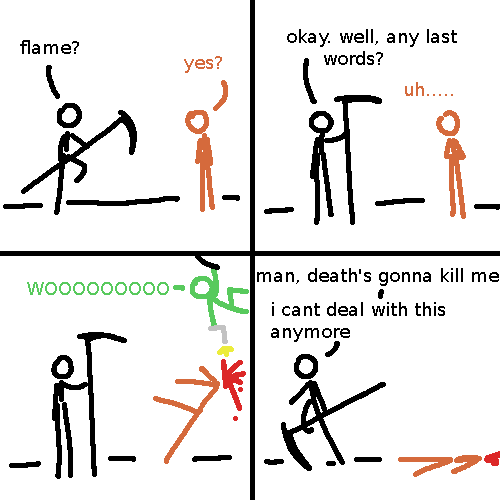
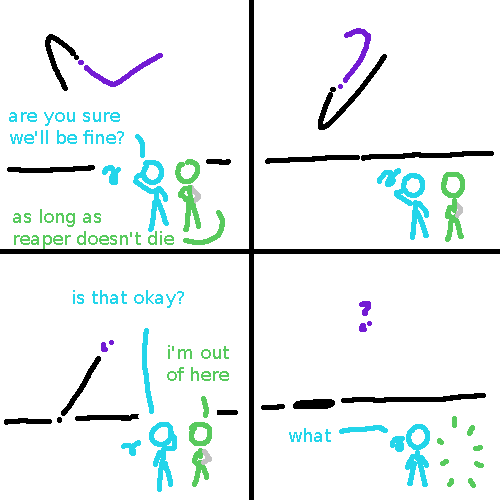
Layered file, before and after one edit (500 x 500). Changes by layer:
renamed "flame?" to "are you sure ...", painted on it over [9, 40, 124, 144]
renamed "yes?" to "as long as ...", painted on it over [13, 56, 222, 249]
renamed "uh....." to "i'm out ...", moved it above "is that okay?", painted on it over [167, 82, 453, 381]
renamed "okay. well, any last ..." to "is that okay?", painted on it over [73, 29, 457, 308]
renamed "i cant deal with this ..." to "what", painted on it over [271, 302, 445, 442]
removed layer "WOOOOOOOOO" over [27, 282, 169, 295]
removed layer "man, death's gonna kill me" over [257, 268, 499, 286]
painted on "Background" over [0, 0, 500, 500]
